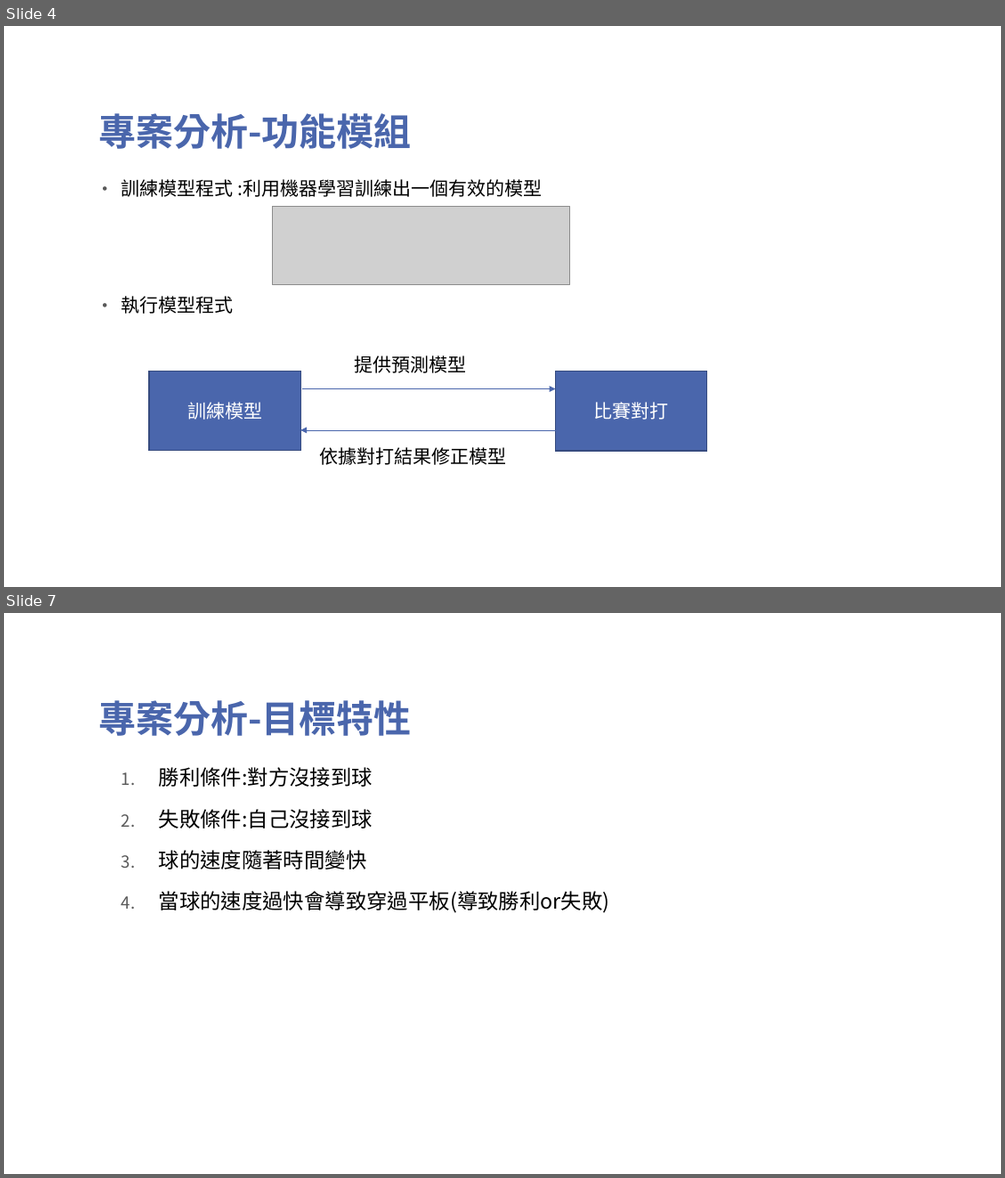
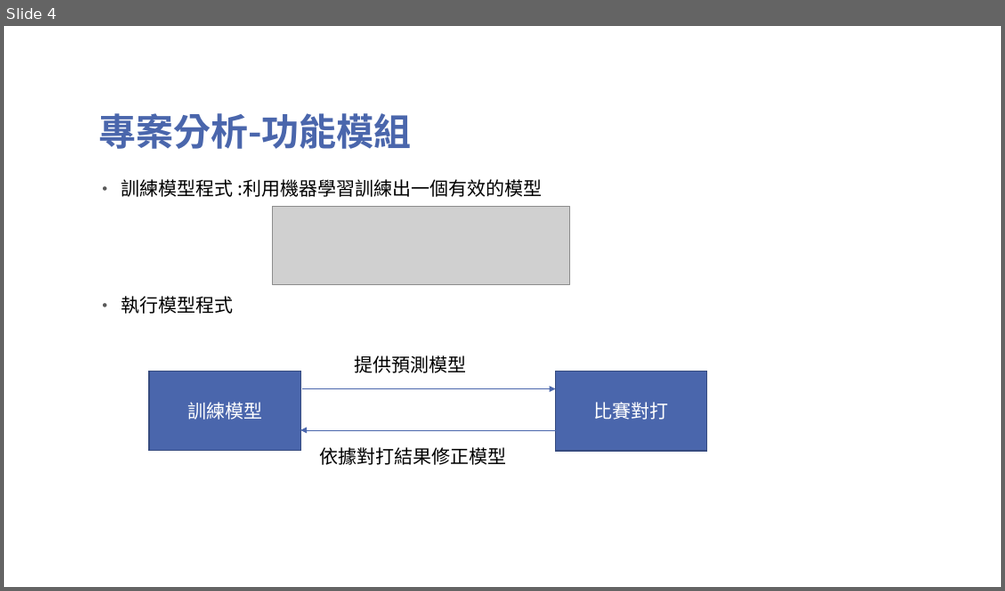
Before and after one commit to TsaiHaoWei/Machine-Learning, a slide deck: Finally project/Pingpong_第六組.pptx. Shown one above the other, each under a label of ours: slides 4 and 7 before the commit, slide 4 after it; the slides between them are not shown. The pictures are 1005x1178 and 1005x591 pixels, drawn with LibreOffice and Linux fonts; fonts in the diff are those of the drawing; grey boxes stand for pictures; background and template pictures are left out. Boxes give left, top, right and bottom in pixels: in the first picture for what was removed or moved away, otherwise in the second. Text is boxed around its words. In the diff, an @@ line names an element or a change of style, - is before the commit and + after.

```diff
--- a/Finally project/Pingpong_第六組.pptx
+++ b/Finally project/Pingpong_第六組.pptx
@@ slide 7 removed at (x1=4, y1=613, x2=1001, y2=1174), background picture (left out) @@
@@ title removed at (x1=98, y1=700, x2=412, y2=736) @@
-專案分析-目標特性
@@ text removed at (x1=159, y1=767, x2=610, y2=913) @@
-1. 勝利條件:對方沒接到球
-2. 失敗條件:自己沒接到球
-3. 球的速度隨著時間變快
-4. 當球的速度過快會導致穿過平板(導致勝利or失敗)
```
Also in this commit, not shown: 6 slides changed, 2 slides added, 1 other slide removed, 4 other files.
